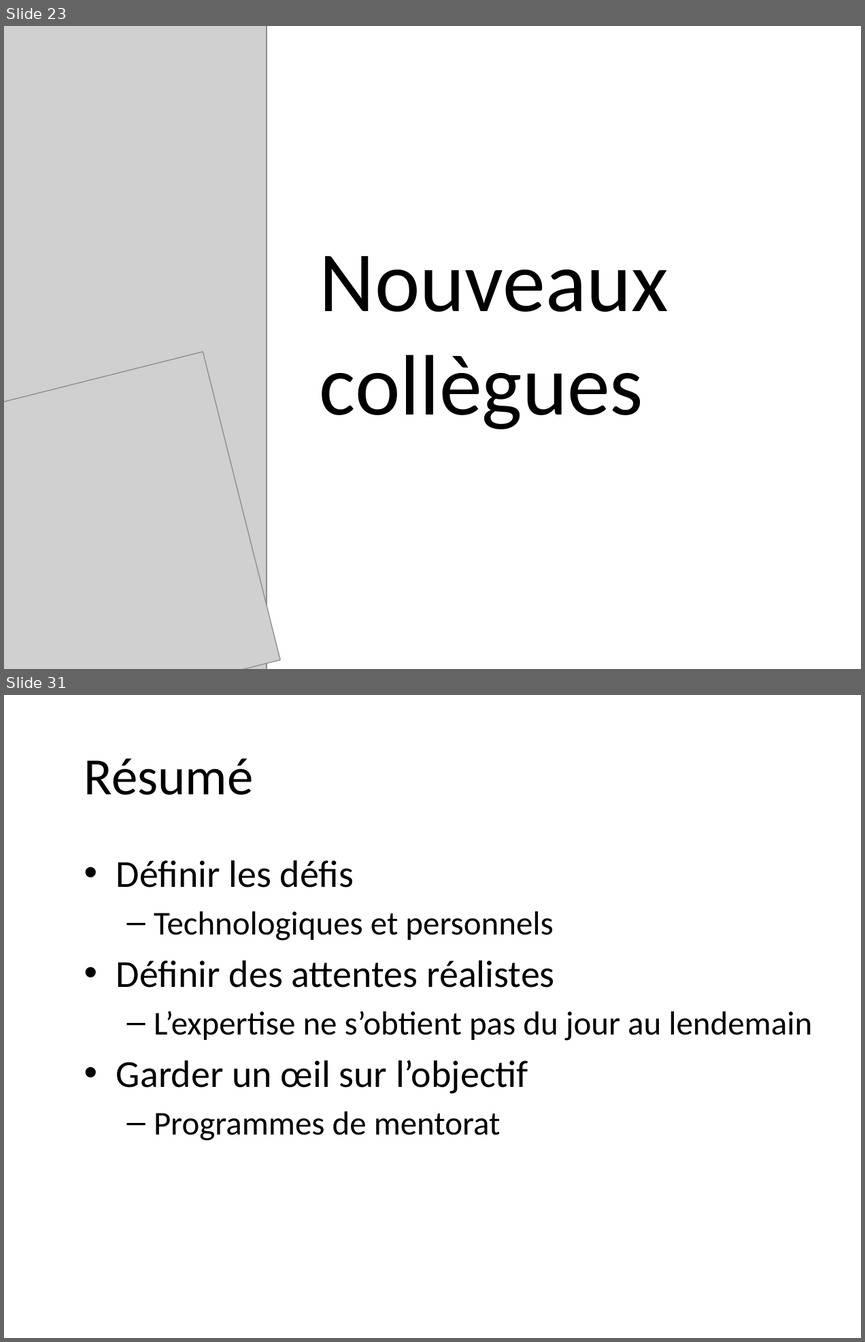
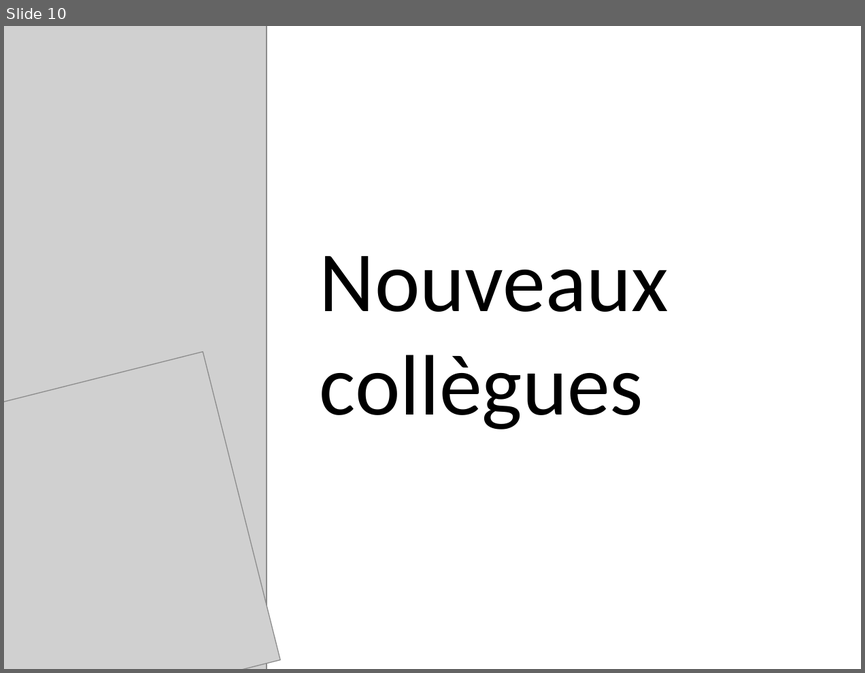
Before and after one commit to LucNtonga/IHM, a slide deck: INTERFACE.pptx. Shown one above the other, each under a label of ours: slides 23 and 31 before the commit, slide 10 after it; the slides between them are not shown. The pictures are 865x1342 and 865x673 pixels, drawn with LibreOffice and Linux fonts; fonts in the diff are those of the drawing; grey boxes stand for pictures; background and template pictures are left out. Boxes give left, top, right and bottom in pixels: in the first picture for what was removed or moved away, otherwise in the second. Text is boxed around its words. In the diff, an @@ line names an element or a change of style, - is before the commit and + after.

```diff
--- a/INTERFACE.pptx
+++ b/INTERFACE.pptx
@@ slide 31 removed at [4,695,861,1338], background picture (left out) @@
@@ title removed at [84,758,254,795] @@
-Résumé
@@ text removed at [116,860,812,1140] @@
-• Définir les défis
-  – Technologiques et personnels
-• Définir des attentes réalistes
-  – L’expertise ne s’obtient pas du jour au lendemain
-• Garder un œil sur l’objectif
-  – Programmes de mentorat
@@ what was slide 23 is now slide 10 @@
```
Also in this commit, not shown: 7 slides changed, 2 slides added, 12 other slides removed.
